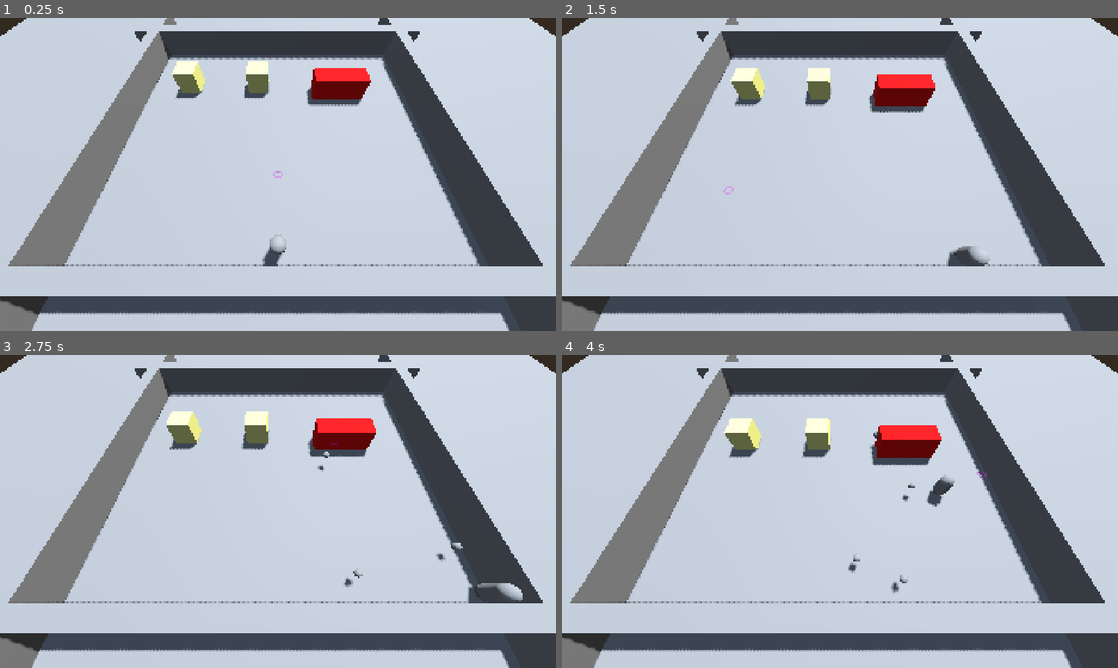
Above: before the commit, frames 1-4 (two rows, left to right).
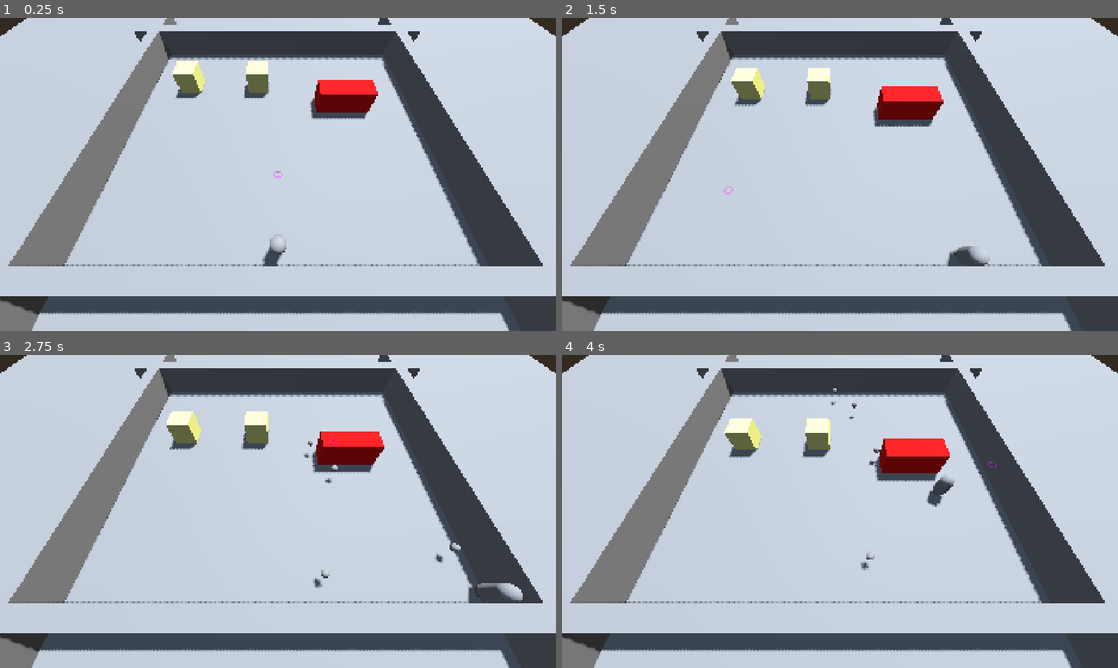
Above: after the commit, the same moments.

Repository: AndyDalaimo/godot_polymorphism_example
Game: Godot game, scene res://scenes/main.tscn
The game is run twice, just before and just after one commit, with the same random seed, the same clock (stepped at 60 frames per second) and the same inputs.
Inputs (mouse positions are in pixels of both pictures, inside the frame that each line leads up to):
- Up to frame 1 (0.25 s): no input
- Up to frame 2 (1.5 s): tap Enter (ui_accept) at 0.5, 0.77 s; move the mouse to (962, 158) at 0.52 s; hold D (Right) 0.53-1.28 s; hold Mouse wheel down (CameraZoomDown) 0.53-1.28 s; move the mouse to (728, 190) at 1.27 s; hold S (Down) from 1.28 s (still down); tap Mouse wheel up (CameraZoomUp) at 1.35 s
- Up to frame 3 (2.75 s): tap Enter (ui_accept) at 1.52 s; move the mouse to (333, 442) at 2.02 s; release S (Down) at 2.03 s; hold D (Right) from 2.03 s (still down); hold Space (Shoot) from 2.03 s (still down)
- Up to frame 4 (4 s): move the mouse to (812, 574) at 2.77 s; release D (Right) at 2.78 s; release Space (Shoot) at 2.78 s; hold W (Up) 2.78-3.53 s; tap Mouse wheel down (CameraZoomDown) at 2.85 s; tap Enter (ui_accept) at 3.02, 3.77 s; move the mouse to (1006, 558) at 3.52 s; hold A (Left) from 3.53 s (still down); hold Mouse wheel up (CameraZoomUp) from 3.53 s (still down)

The runs differ from the first frame. In frame 1, 1.6% of the frame differs, in the area x 55-68%, y 16-33%; in frame 2, 1.7%; in frame 3, 2.1%; in frame 4, 2.3%, in the area x 48-79%, y 10-76%.

Commit message:
Fixing instancing of components
Things to do:
Find way to abstract collision into DamageableComponent

Diff:
--- a/polymorphism-example/scenes/components/damageable_component.tscn
+++ b/polymorphism-example/scenes/components/damageable_component.tscn
@@ -2,16 +2,5 @@
 
 [ext_resource type="Script" uid="uid://clacisit4vxay" path="res://src/components/damageable_component.gd" id="1_lpxg3"]
 
-[sub_resource type="CapsuleShape3D" id="CapsuleShape3D_rm7t1"]
-
 [node name="DamageableComponent" type="Node" unique_id=919256470]
 script = ExtResource("1_lpxg3")
-
-[node name="CollisionArea" type="Area3D" parent="." unique_id=501281454]
-collision_layer = 0
-collision_mask = 4
-
-[node name="CollisionShape3D" type="CollisionShape3D" parent="CollisionArea" unique_id=343455910]
-shape = SubResource("CapsuleShape3D_rm7t1")
-
-[connection signal="body_entered" from="CollisionArea" to="." method="_on_collision_area_body_entered"]
--- a/polymorphism-example/scenes/enemies/enemy/enemy.tscn
+++ b/polymorphism-example/scenes/enemies/enemy/enemy.tscn
@@ -3,11 +3,12 @@
 [ext_resource type="Script" uid="uid://k88insr8w1ba" path="res://src/enemy.gd" id="1_jlgdt"]
 [ext_resource type="PackedScene" uid="uid://c7fboarh3thpb" path="res://scenes/components/health_component.tscn" id="2_7ytu1"]
 [ext_resource type="PackedScene" uid="uid://bxpvgjmktsh2n" path="res://scenes/components/damageable_component.tscn" id="3_5v1eo"]
+[ext_resource type="PackedScene" uid="uid://c0b4yq4bm6ecx" path="res://scenes/components/damage_component.tscn" id="4_2jqkb"]
 
 [sub_resource type="PhysicsMaterial" id="PhysicsMaterial_jlgdt"]
 bounce = 1.0
 
-[sub_resource type="BoxShape3D" id="BoxShape3D_7ytu1"]
+[sub_resource type="BoxShape3D" id="BoxShape3D_rm7t1"]
 size = Vector3(2, 2, 2)
 
 [sub_resource type="StandardMaterial3D" id="StandardMaterial3D_tbgi4"]
@@ -20,7 +21,7 @@
 [sub_resource type="BoxShape3D" id="BoxShape3D_2jqkb"]
 size = Vector3(2.1, 2.1, 2.1)
 
-[node name="Enemy" type="RigidBody3D" unique_id=768984695]
+[node name="Enemy" type="RigidBody3D" unique_id=768984695 node_paths=PackedStringArray("health_comp", "damageable_comp", "damage_comp")]
 axis_lock_linear_y = true
 axis_lock_angular_x = true
 axis_lock_angular_y = true
@@ -28,21 +29,36 @@
 physics_material_override = SubResource("PhysicsMaterial_jlgdt")
 gravity_scale = 0.0
 script = ExtResource("1_jlgdt")
+health_comp = NodePath("HealthComponent")
+damageable_comp = NodePath("DamageableComponent")
+damage_comp = NodePath("DamageComponent")
 
-[node name="CollisionShape3D" type="CollisionShape3D" parent="." unique_id=1028938486]
-shape = SubResource("BoxShape3D_7ytu1")
+[node name="CollisionShape3D" type="CollisionShape3D" parent="." unique_id=93350935]
+shape = SubResource("BoxShape3D_rm7t1")
 
 [node name="MeshInstance3D" type="MeshInstance3D" parent="." unique_id=1247479198]
 unique_name_in_owner = true
 mesh = SubResource("BoxMesh_7ytu1")
 
+[node name="CollisionArea" type="Area3D" parent="." unique_id=1731440727]
+collision_layer = 0
+collision_mask = 4
+
+[node name="CollisionShape3D" type="CollisionShape3D" parent="CollisionArea" unique_id=640737840]
+shape = SubResource("BoxShape3D_2jqkb")
+
 [node name="HealthComponent" parent="." unique_id=2007404961 node_paths=PackedStringArray("parent") instance=ExtResource("2_7ytu1")]
+unique_name_in_owner = true
 parent = NodePath("..")
 
-[node name="DamageableComponent" parent="." unique_id=919256470 node_paths=PackedStringArray("health_comp") instance=ExtResource("3_5v1eo")]
-health_comp = NodePath("../HealthComponent")
+[node name="DamageableComponent" parent="." unique_id=919256470 node_paths=PackedStringArray("health_component") instance=ExtResource("3_5v1eo")]
+unique_name_in_owner = true
+health_component = NodePath("../HealthComponent")
 
-[node name="CollisionShape3D" parent="DamageableComponent/CollisionArea" parent_id_path=PackedInt32Array(919256470, 501281454) index="0" unique_id=343455910]
-shape = SubResource("BoxShape3D_2jqkb")
+[node name="DamageComponent" parent="." unique_id=884890147 instance=ExtResource("4_2jqkb")]
+unique_name_in_owner = true
+base_damage = 5.0
+
+[connection signal="body_entered" from="CollisionArea" to="." method="_on_collision_area_body_entered"]
 
 [editable path="DamageableComponent"]
--- a/polymorphism-example/scenes/enemies/enemy_large.tscn
+++ b/polymorphism-example/scenes/enemies/enemy_large.tscn
@@ -5,8 +5,8 @@
 [sub_resource type="BoxShape3D" id="BoxShape3D_kftyx"]
 size = Vector3(5.1, 2.1, 2.1)
 
-[sub_resource type="BoxShape3D" id="BoxShape3D_tlt5d"]
-size = Vector3(5, 2, 2)
+[sub_resource type="BoxShape3D" id="BoxShape3D_5v1eo"]
+size = Vector3(5.1, 2.1, 2.1)
 
 [sub_resource type="StandardMaterial3D" id="StandardMaterial3D_tlt5d"]
 albedo_color = Color(1, 0, 0, 1)
@@ -15,21 +15,15 @@
 material = SubResource("StandardMaterial3D_tlt5d")
 size = Vector3(5, 2, 2)
 
-[sub_resource type="BoxShape3D" id="BoxShape3D_5v1eo"]
-size = Vector3(5.1, 2.1, 2.1)
-
 [node name="Enemy_Large" unique_id=768984695 instance=ExtResource("1_kftyx")]
 
 [node name="DamageableComponent_CollisionArea#CollisionShape3D" type="CollisionShape3D" parent="." index="0" unique_id=1028938486]
 shape = SubResource("BoxShape3D_kftyx")
 
-[node name="CollisionShape3D" parent="." index="1" unique_id=1028938486]
-shape = SubResource("BoxShape3D_tlt5d")
+[node name="DamageableComponent_CollisionArea#CollisionShape3D2" type="CollisionShape3D" parent="." index="1" unique_id=93350935]
+shape = SubResource("BoxShape3D_5v1eo")
 
 [node name="MeshInstance3D" parent="." index="2" unique_id=1247479198]
 mesh = SubResource("BoxMesh_rinfa")
 
-[node name="CollisionShape3D" parent="DamageableComponent/CollisionArea" parent_id_path=PackedInt32Array(919256470, 501281454) index="0" unique_id=343455910]
-shape = SubResource("BoxShape3D_5v1eo")
-
 [editable path="DamageableComponent"]
--- a/polymorphism-example/scenes/main.tscn
+++ b/polymorphism-example/scenes/main.tscn
@@ -135,5 +135,5 @@
 [node name="Enemy2" parent="." unique_id=1239853572 instance=ExtResource("5_tbgi4")]
 transform = Transform3D(1, 0, 0, 0, 1, 0, 0, 0, 1, -2, 1, -16)
 
-[node name="Enemy_Large" parent="." unique_id=1050848479 instance=ExtResource("6_tefeu")]
-transform = Transform3D(1, 0, 0, 0, 1, 0, 0, 0, 1, 6, 1, -15)
+[node name="Enemy_Large" parent="." unique_id=379804723 instance=ExtResource("6_tefeu")]
+transform = Transform3D(1, 0, 0, 0, 1, 0, 0, 0, 1, 6.187221, 1, -13.18932)
--- a/polymorphism-example/scenes/world_items/Balls/ball.tscn
+++ b/polymorphism-example/scenes/world_items/Balls/ball.tscn
@@ -25,3 +25,10 @@
 mesh = SubResource("SphereMesh_rm7t1")
 
 [node name="DamageComponent" parent="." unique_id=884890147 instance=ExtResource("2_gvutp")]
+
+[node name="ResetTimer" type="Timer" parent="." unique_id=1945804130]
+unique_name_in_owner = true
+wait_time = 5.0
+one_shot = true
+
+[connection signal="timeout" from="ResetTimer" to="." method="_on_reset_timer_timeout"]
--- a/polymorphism-example/src/ball.gd
+++ b/polymorphism-example/src/ball.gd
@@ -4,6 +4,8 @@
 signal reset_ball(index: int)
 
 @export var damage_comp: DamageComponent
+
+@onready var reset_timer: Timer = %ResetTimer
 
 var can_shoot: bool = true
 var inventory_index: int = 0
@@ -21,6 +23,7 @@
 ## Base SHOOT function that will be inherited by child classes
 ## Child instances will handle logic for _secondary_shoot if implemented
 func _shoot(start_loc: Vector3, loc: Vector2, impulse_str: float) -> void:
+	%ResetTimer.start()
 	visible = true
 	global_position = start_loc
 	var imp_direction = global_position.direction_to(Vector3(loc.x, 0.0, loc.y))
@@ -29,6 +32,8 @@
 	_secondary_shoot()
 
 func _reset(loc: Vector3) -> void:
+	if !%ResetTimer.is_stopped(): ## This will call only if ball is reset before timer triggered
+		%ResetTimer.stop()
 	visible = false
 	set_can_shoot(true)
 	linear_velocity = Vector3.ZERO
@@ -43,3 +48,8 @@
 ## virtual function to be overridden in child classes
 func _secondary_shoot() -> void:
 	pass
+
+## Reset ball after time out. This will be ignored if
+func _on_reset_timer_timeout() -> void:
+	reset_ball.emit(inventory_index)
+	pass # Replace with function body.
--- a/polymorphism-example/src/components/damageable_component.gd
+++ b/polymorphism-example/src/components/damageable_component.gd
@@ -1,7 +1,7 @@
 class_name DamageableComponent
 extends Node
 
-@export var health_comp: HealthComponent  ## This is the health component of the parent object
+@export var health_component: HealthComponent
 
 # Called when the node enters the scene tree for the first time.
 func _ready() -> void:
@@ -13,8 +13,8 @@
 
 func _on_collision_area_body_entered(body: Node3D) -> void:
 	if body is Ball:
-		print("DO DAMAGE")
-		if health_comp:
-			health_comp._reduce_health(body.damage_comp._on_damage())
+		print("DO DAMAGE on ", get_parent().name)
+		if health_component.duplicate():
+			health_component._reduce_health(body.damage_comp._on_damage())
 	if body is SpecialBall: ## TESTING
 		print("This is a Special Ball doing damage")
--- a/polymorphism-example/src/enemy.gd
+++ b/polymorphism-example/src/enemy.gd
@@ -1,5 +1,9 @@
 class_name Enemy
 extends RigidBody3D
+
+@export var health_comp: HealthComponent
+@export var damageable_comp: DamageableComponent
+@export var damage_comp: DamageComponent
 
 @onready var mesh: MeshInstance3D = %MeshInstance3D
 
@@ -13,11 +17,10 @@
 	linear_velocity.z = 0.8
 	pass
 
-#func _on_enemy_collision_body_entered(_body: Node3D) -> void:
-	##if body is Ball:
-		##print("DO DAMAGE")
-		##if health_comp:
-			##health_comp._reduce_health(body.damage_comp._on_damage())
-	##if body is SpecialBall: ## TESTING
-		##print("This is a Special Ball doing damage")
-	#pass
+func _on_collision_area_body_entered(body: Node3D) -> void:
+	if body is Ball:
+		print("DO DAMAGE")
+		if health_comp:
+			health_comp._reduce_health(body.damage_comp._on_damage())
+	if body is SpecialBall: ## TESTING
+		print("This is a Special Ball doing damage")
